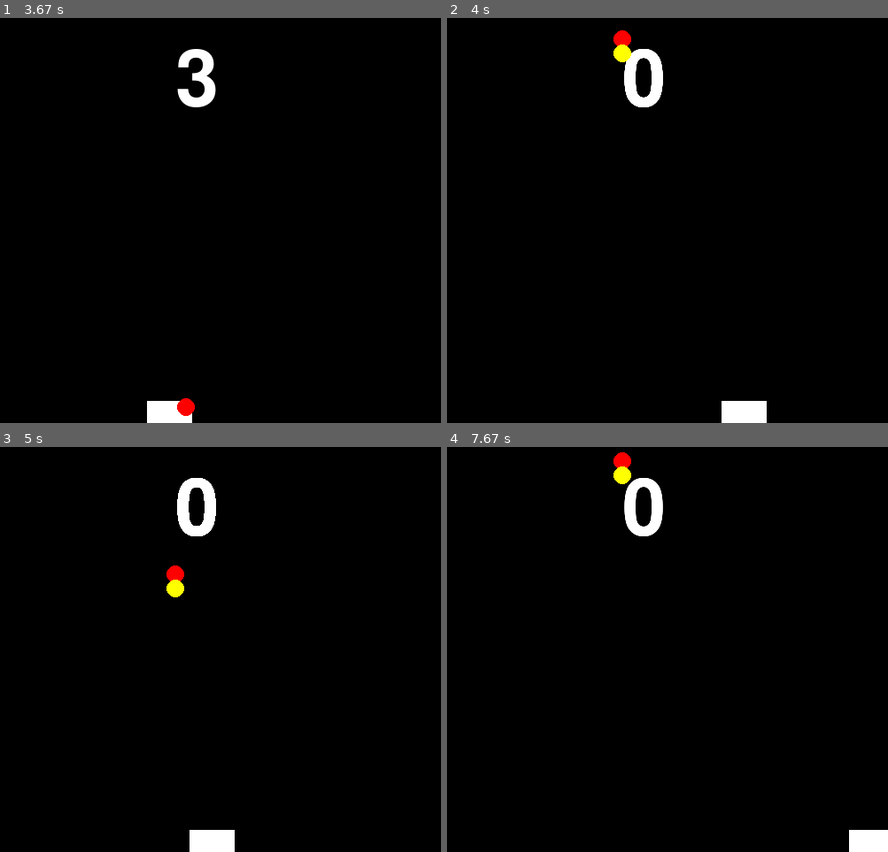
Above: before the commit, frames 1-4 (two rows, left to right).
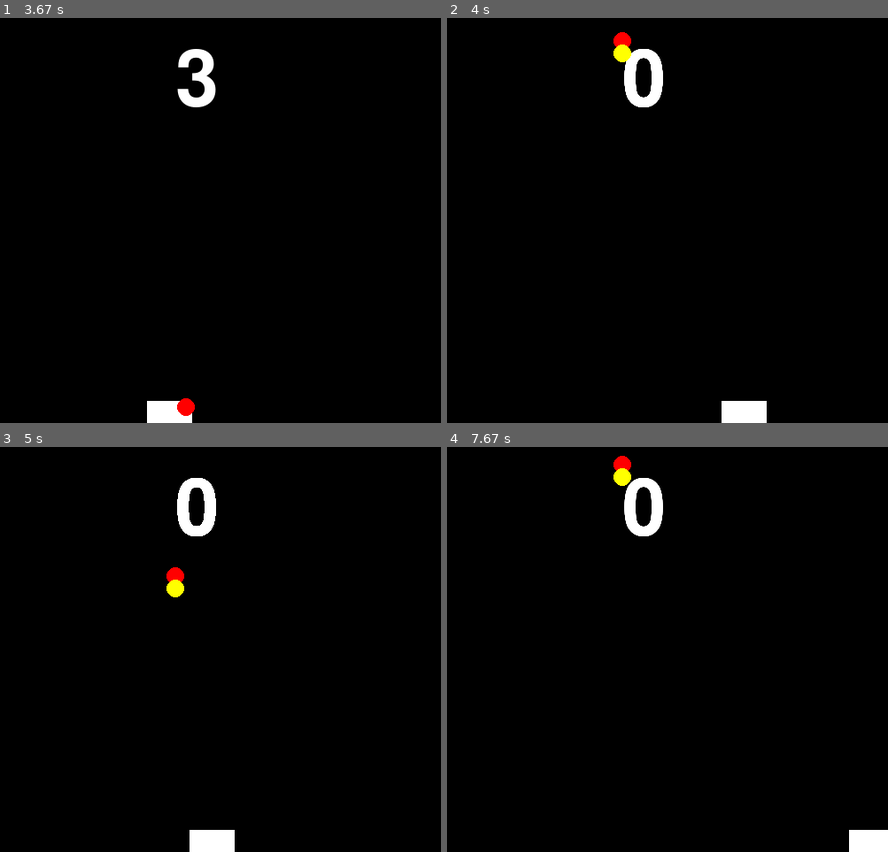
Above: after the commit, the same moments.

Repository: David-Sheehy/pygame_juggling
Game: pygame game, started from juggling/juggling.py
Same seed, same stepped clock (60 frames per second), same inputs: the game is played once before the commit and once after it.
Inputs:
- Up to frame 1 (3.67 s): hold Right 0.33-0.8 s; hold Right 0.83-1.3 s; hold Left 1.33-1.87 s; hold Left 1.9-2.3 s; hold Right 2.33-2.97 s; hold Left 3-3.47 s; hold Right from 3.5 s (still down)
- Up to frame 2 (4 s): release Right at 3.97 s
- Up to frame 3 (5 s): hold Right 4-4.47 s; hold Left from 4.5 s (still down)
- Up to frame 4 (7.67 s): release Left at 5.03 s; hold Left 5.07-5.47 s; hold Right 5.5-6.13 s; hold Left 6.17-6.63 s; hold Right 6.67-7.13 s; hold Right 7.17-7.63 s

Frame 1 is identical in both runs. In frame 2, less than 0.1% of the frame differs, in the area x 37-42%, y 3-8%; in frame 3, less than 0.1%; in frame 4, 0.1%, in the area x 37-49%, y 1-23%.

Commit message:
Improved the buffer zone that causes the balls to bounce.

Diff:
--- a/juggling/juggling.py
+++ b/juggling/juggling.py
@@ -83,15 +83,15 @@
             elif b.pos[0] - config.BALL_RADIUS <= 0:
                 # left wall
                 b.bounce(angle=(-1,1))
-            elif b.pos[0] + config.BALL_RADIUS >= config.WIDTH:
+            elif b.pos[0] + config.BALL_RADIUS >= config.WIDTH - 2:
                 # right wall
                 b.bounce((-1,1))
 
-            elif b.pos[1] - config.BALL_RADIUS <= 0:
+            elif b.pos[1] - config.BALL_RADIUS <= 2:
                 # top
                 b.bounce((1,-1))
 
-            elif b.pos[1] >= config.HEIGHT:
+            elif b.pos[1] >= config.HEIGHT - 2:
                 # b lost
                 b.stop()
                 counter.erase(w)
@@ -106,7 +106,7 @@
                 if b != ob and ((abs(b.pos[0] - ob.pos[0]) <= config.BALL_RADIUS)\
                     and (abs(b.pos[1] - ob.pos[1]) <= config.BALL_RADIUS)):
                     b.bounce((-1,-1),(1,0))
-                    ob.bounce((-1,-1),(1,0))
+                    ob.bounce((-1,-1),(0,1))
 
             b.update(w)
 
@@ -118,6 +118,7 @@
 
         # draw stuff
         counter.display(w)
+
         puck.draw(w)
         for b in balls:
             b.draw(w)
